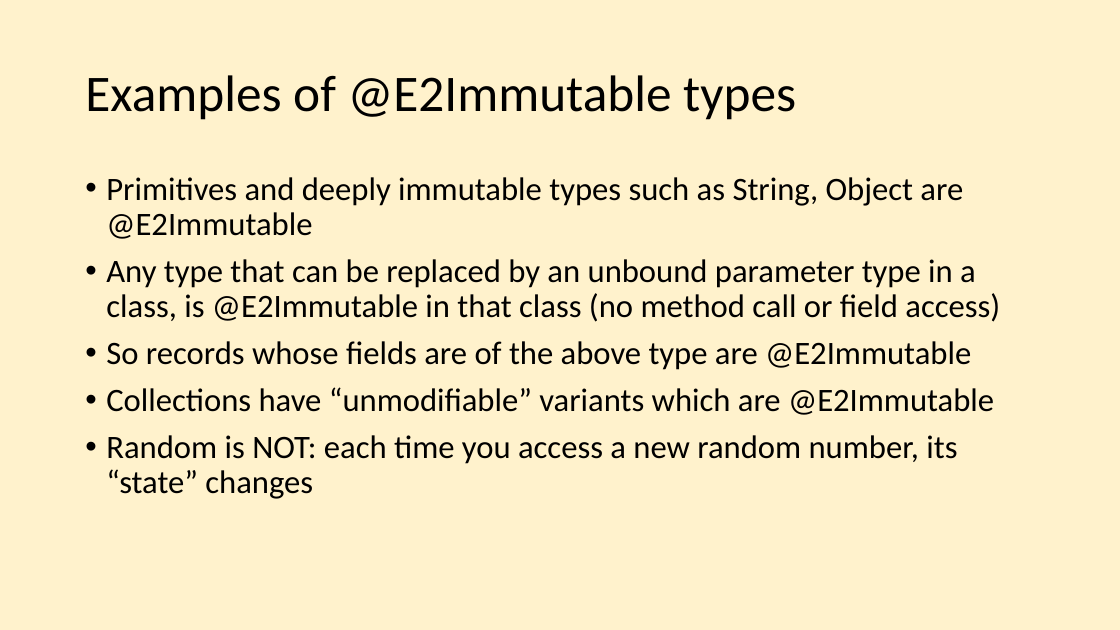
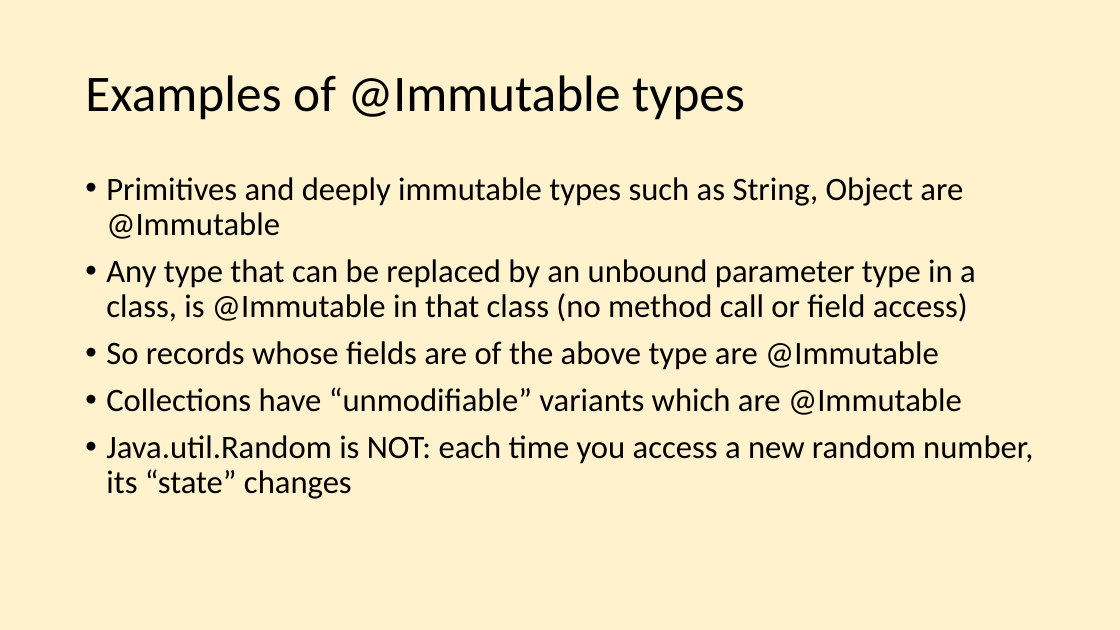
Before and after one commit to e2immu/e2immu-site, a slide deck: slide 15 of static/powerpoint/SlideDeck1.pptx. Drawn at 1120x630 pixels with LibreOffice and Linux fonts; fonts in the diff are those of the drawing. Boxes give left, top, right and bottom in pixels: in the first picture for what was removed or moved away, otherwise in the second. Text is boxed around its words. In the diff, an @@ line names an element or a change of style, - is before the commit and + after.

```diff
--- a/static/powerpoint/SlideDeck1.pptx
+++ b/static/powerpoint/SlideDeck1.pptx
@@ title at (x1=85, y1=75, x2=745, y2=120): text changed @@
-Examples of @E2Immutable types
+Examples of @Immutable types
@@ text at (x1=106, y1=177, x2=1033, y2=499): text changed @@
-• Primitives and deeply immutable types such as String, Object are @E2Immutable
-• Any type that can be replaced by an unbound parameter type in a class, is @E2Immutable in that class (no method call or field access)
-• So records whose fields are of the above type are @E2Immutable
-• Collections have “unmodifiable” variants which are @E2Immutable
-• Random is NOT: each time you access a new random number, its “state” changes
+• Primitives and deeply immutable types such as String, Object are @Immutable
+• Any type that can be replaced by an unbound parameter type in a class, is @Immutable in that class (no method call or field access)
+• So records whose fields are of the above type are @Immutable
+• Collections have “unmodifiable” variants which are @Immutable
+• Java.util.Random is NOT: each time you access a new random number, its “state” changes
```
Also in this commit, not shown: 9 other slides changed, 7 other files.
